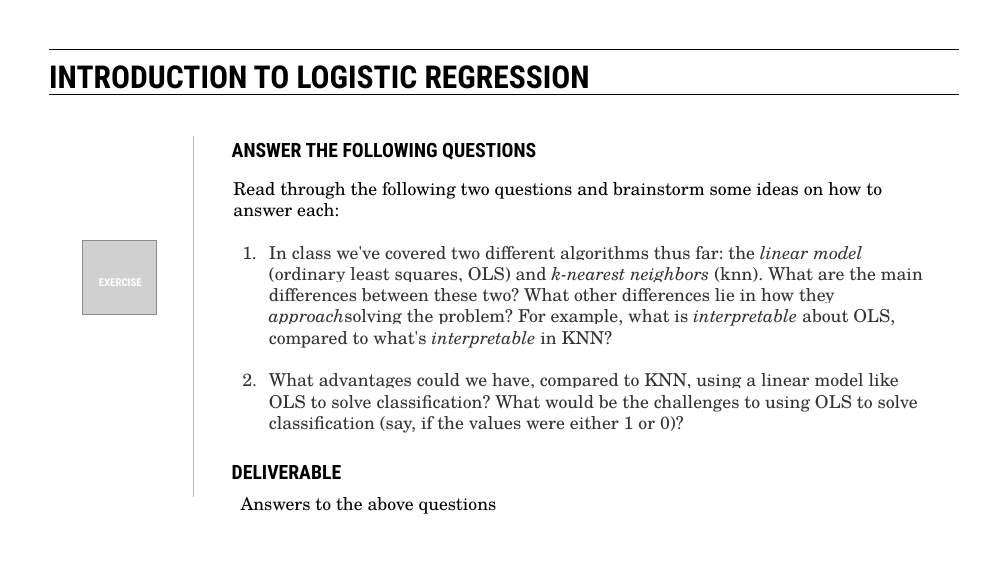
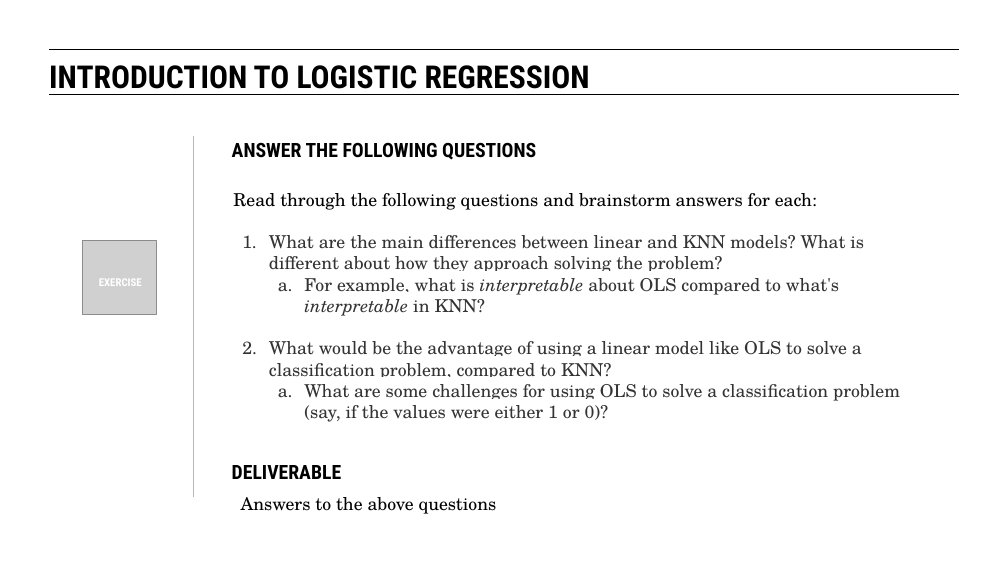
Before and after one commit to eflautt/ga-data-science, a slide deck: slide 9 of lessons/lesson-09/09-intro-to-logistic-regression.pptx. Drawn at 1008x566 pixels with LibreOffice and Linux fonts; fonts in the diff are those of the drawing; grey boxes stand for pictures. Boxes give left, top, right and bottom in pixels: in the first picture for what was removed or moved away, otherwise in the second. Text is boxed around its words. In the diff, an @@ line names an element or a change of style, - is before the commit and + after.

Commit message:
Adding updated deck

```diff
--- a/lessons/lesson-09/09-intro-to-logistic-regression.pptx
+++ b/lessons/lesson-09/09-intro-to-logistic-regression.pptx
@@ text at (233, 193, 900, 422): text changed @@
-Read through the following two questions and brainstorm some ideas on how to answer each:
-1. In class we've covered two different algorithms thus far: the linear model (ordinary least squares, OLS) and k-nearest neighbors (knn). What are the main differences between these two? What other differences lie in how they approachsolving the problem? For example, what is interpretable about OLS, compared to what's interpretable in KNN?
-2. What advantages could we have, compared to KNN, using a linear model like OLS to solve classification? What would be the challenges to using OLS to solve classification (say, if the values were either 1 or 0)?
+Read through the following questions and brainstorm answers for each:
+1. What are the main differences between linear and KNN models? What is different about how they approach solving the problem?
+  a. For example, what is interpretable about OLS compared to what's interpretable in KNN?
+2. What would be the advantage of using a linear model like OLS to solve a classification problem, compared to KNN?
+  a. What are some challenges for using OLS to solve a classification problem (say, if the values were either 1 or 0)?
```
Also in this commit, not shown: 15 other slides changed, 11 slides added.
